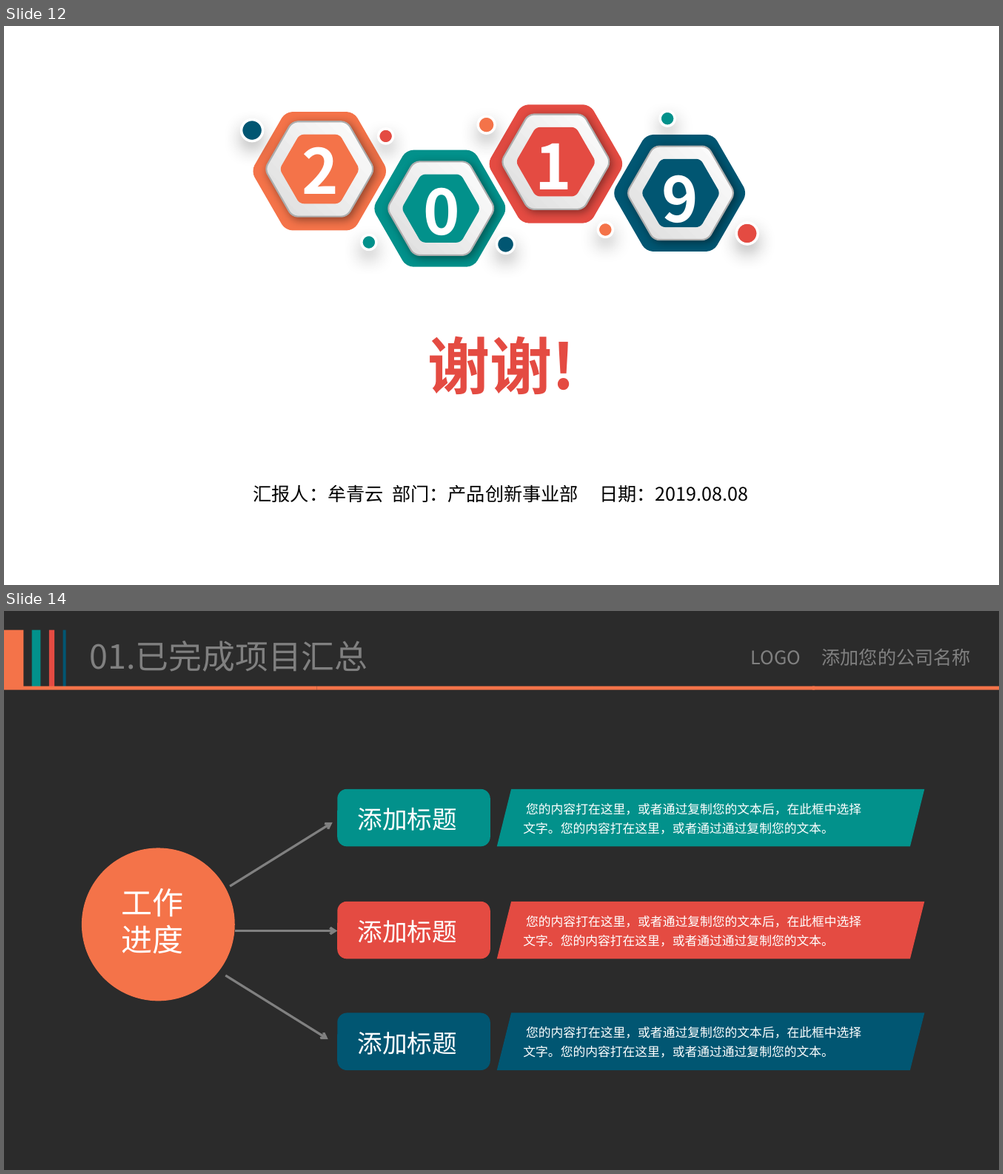
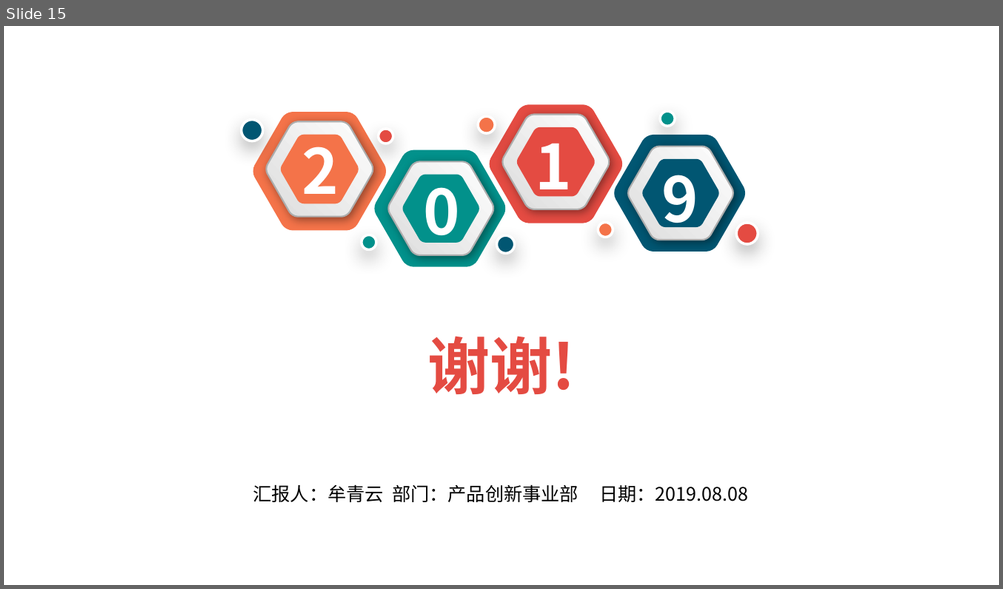
Before and after one commit to TinyWorker/speechless.github.io, a slide deck: images/通用商务.pptx. Shown one above the other, each under a label of ours: slides 12 and 14 before the commit, slide 15 after it; the slides between them are not shown. The pictures are 1003x1174 and 1003x589 pixels, drawn with LibreOffice and Linux fonts; fonts in the diff are those of the drawing; background and template pictures are left out; a plain dark background stands for a picture behind light text. Boxes give left, top, right and bottom in pixels: in the first picture for what was removed or moved away, otherwise in the second. Text is boxed around its words. In the diff, an @@ line names an element or a change of style, - is before the commit and + after.

```diff
--- a/images/通用商务.pptx
+++ b/images/通用商务.pptx
@@ slide 14 removed at (x1=4, y1=611, x2=999, y2=1170), background picture (left out) @@
@@ group removed at (x1=4, y1=629, x2=66, y2=686): 4 rectangles @@
@@ text removed at (x1=90, y1=641, x2=368, y2=672) @@
-01.已完成项目汇总
@@ text removed at (x1=751, y1=649, x2=970, y2=666) @@
-LOGO 添加您的公司名称
@@ group removed at (x1=4, y1=686, x2=999, y2=690): 4 rectangles @@
@@ rounded rectangle removed at (x1=338, y1=789, x2=490, y2=847) @@
@@ text removed at (x1=357, y1=807, x2=456, y2=831) @@
-添加标题
@@ parallelogram removed at (x1=497, y1=789, x2=925, y2=847) @@
@@ text removed at (x1=523, y1=803, x2=861, y2=834) @@
-您的内容打在这里，或者通过复制您的文本后，在此框中选择
-文字。您的内容打在这里，或者通过通过复制您的文本。
@@ arrow removed from (230, 886) to (333, 823) @@
@@ ellipse removed at (x1=82, y1=849, x2=235, y2=1001) @@
@@ text removed at (x1=121, y1=889, x2=183, y2=954) @@
-工作
-进度
@@ rounded rectangle removed at (x1=338, y1=902, x2=490, y2=960) @@
@@ text removed at (x1=357, y1=920, x2=456, y2=943) @@
-添加标题
@@ parallelogram removed at (x1=497, y1=902, x2=925, y2=960) @@
@@ text removed at (x1=523, y1=916, x2=861, y2=947) @@
-您的内容打在这里，或者通过复制您的文本后，在此框中选择
-文字。您的内容打在这里，或者通过通过复制您的文本。
@@ arrow removed from (235, 931) to (338, 931) @@
@@ arrow removed from (225, 976) to (328, 1039) @@
@@ rounded rectangle removed at (x1=338, y1=1013, x2=490, y2=1071) @@
@@ text removed at (x1=357, y1=1031, x2=456, y2=1055) @@
-添加标题
@@ parallelogram removed at (x1=497, y1=1013, x2=925, y2=1071) @@
@@ text removed at (x1=523, y1=1027, x2=861, y2=1058) @@
-您的内容打在这里，或者通过复制您的文本后，在此框中选择
-文字。您的内容打在这里，或者通过通过复制您的文本。
@@ what was slide 12 is now slide 15 @@
```
Also in this commit, not shown: 5 slides changed, 2 slides added, 1 other slide removed.
